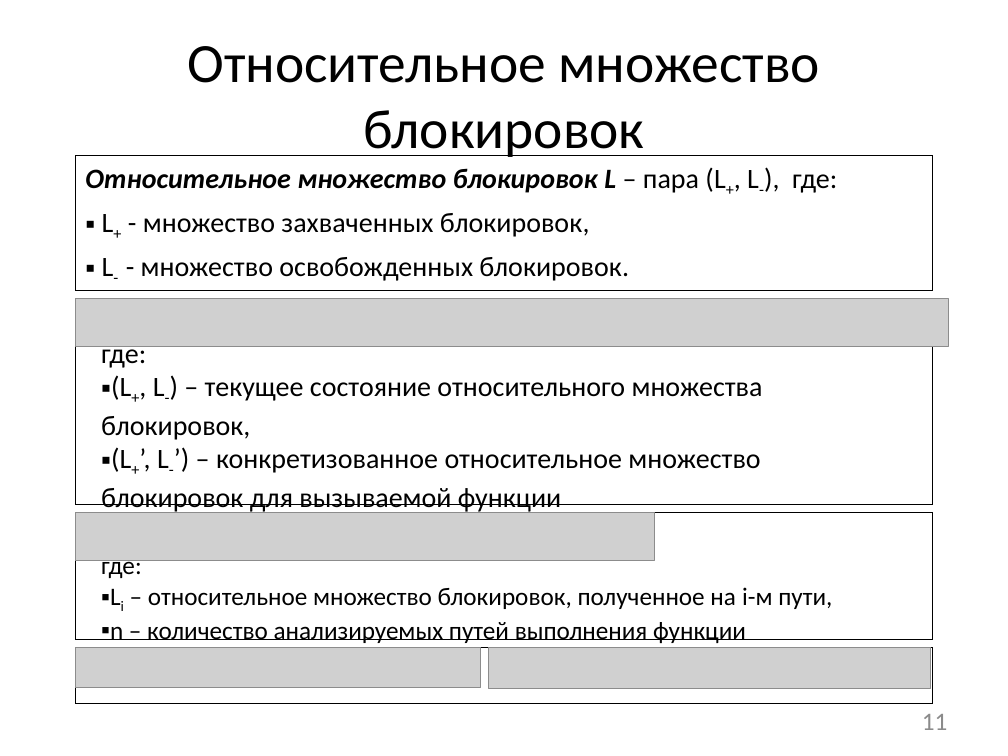
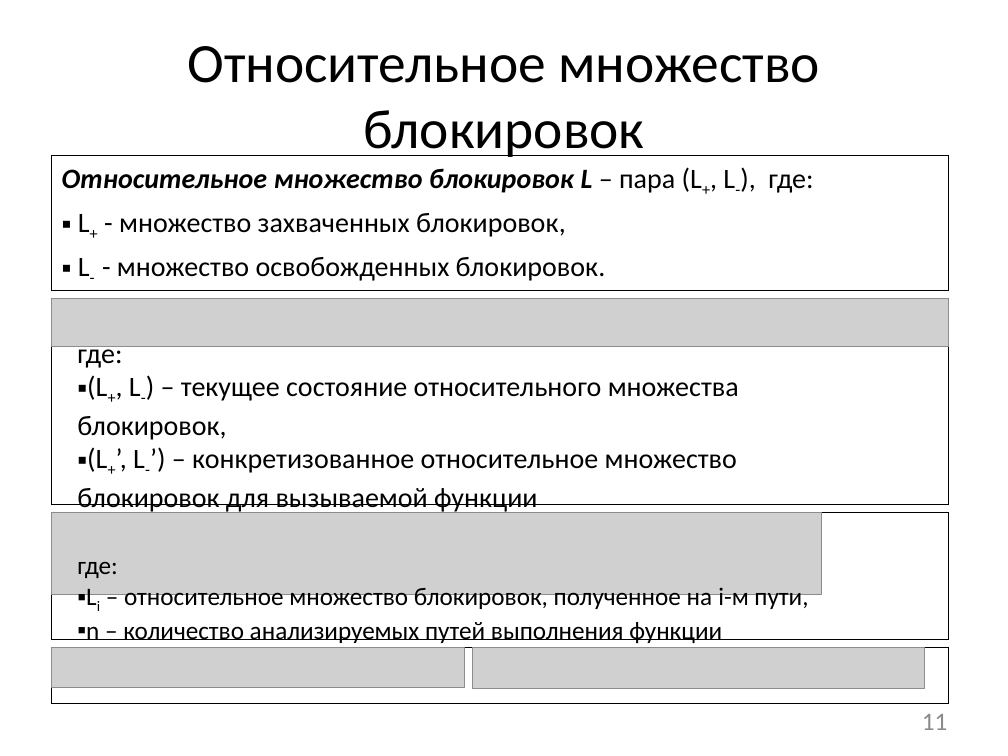
Before and after one commit to afrolovskiy/diplom, a slide deck: slide 11 of presentations/diplom/static race detection.pptx. Drawn at 1008x756 pixels with LibreOffice and Linux fonts; fonts in the diff are those of the drawing; grey boxes stand for pictures. Boxes give left, top, right and bottom in pixels: in the first picture for what was removed or moved away, otherwise in the second. Text is boxed around its words. In the diff, an @@ line names an element or a change of style, - is before the commit and + after.

```diff
--- a/presentations/diplom/static race detection.pptx
+++ b/presentations/diplom/static race detection.pptx
@@ rectangle "Относительное множество блокировок L – ...": place and size @@
-rectangle "Относительное множество блокировок L – ..." at (76, 156, 932, 291)
+rectangle "Относительное множество блокировок L – ..." at (51, 156, 949, 291)
@@ picture: place and size @@
-picture at (76, 298, 949, 346)
+picture at (51, 298, 949, 346)
@@ rectangle: place and size @@
-rectangle at (76, 298, 932, 505)
+rectangle at (51, 298, 949, 505)
@@ text "где:": place and size @@
-text "где:" at (101, 346, 763, 513)
+text "где:" at (77, 346, 739, 513)
@@ rectangle: place and size @@
-rectangle at (76, 513, 932, 640)
+rectangle at (51, 513, 949, 640)
@@ picture: place and size @@
-picture at (76, 513, 655, 560)
+picture at (51, 513, 822, 595)
@@ text "где:": place and size @@
-text "где:" at (101, 560, 832, 643)
+text "где:" at (77, 562, 808, 643)
@@ picture: place and size @@
-picture at (76, 648, 481, 687)
+picture at (51, 648, 464, 687)
@@ rectangle: place and size @@
-rectangle at (76, 648, 932, 704)
+rectangle at (51, 648, 949, 704)
@@ picture: place and size @@
-picture at (488, 648, 930, 688)
+picture at (473, 648, 925, 688)
```
Also in this commit, not shown: 1 other slide changed, 8 other files.
